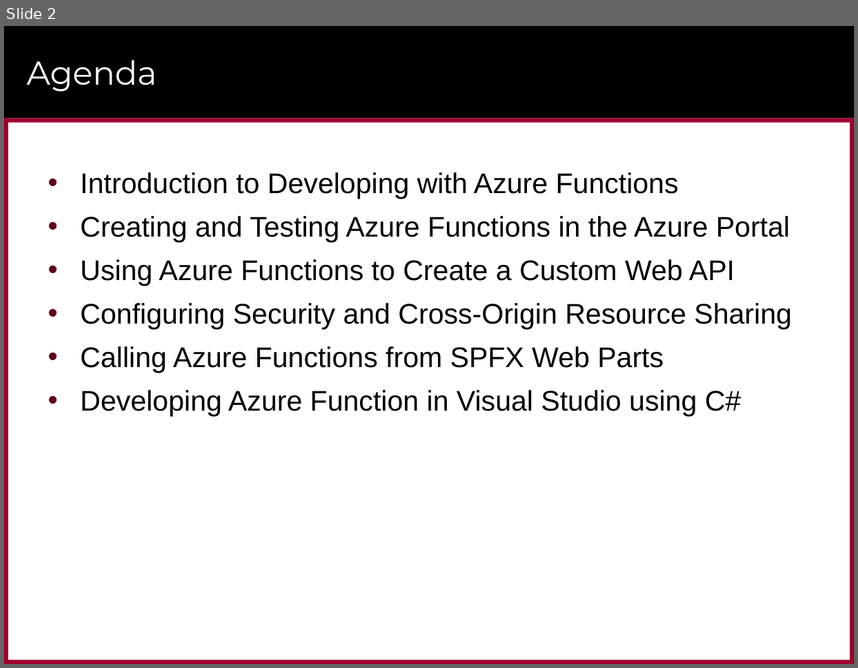
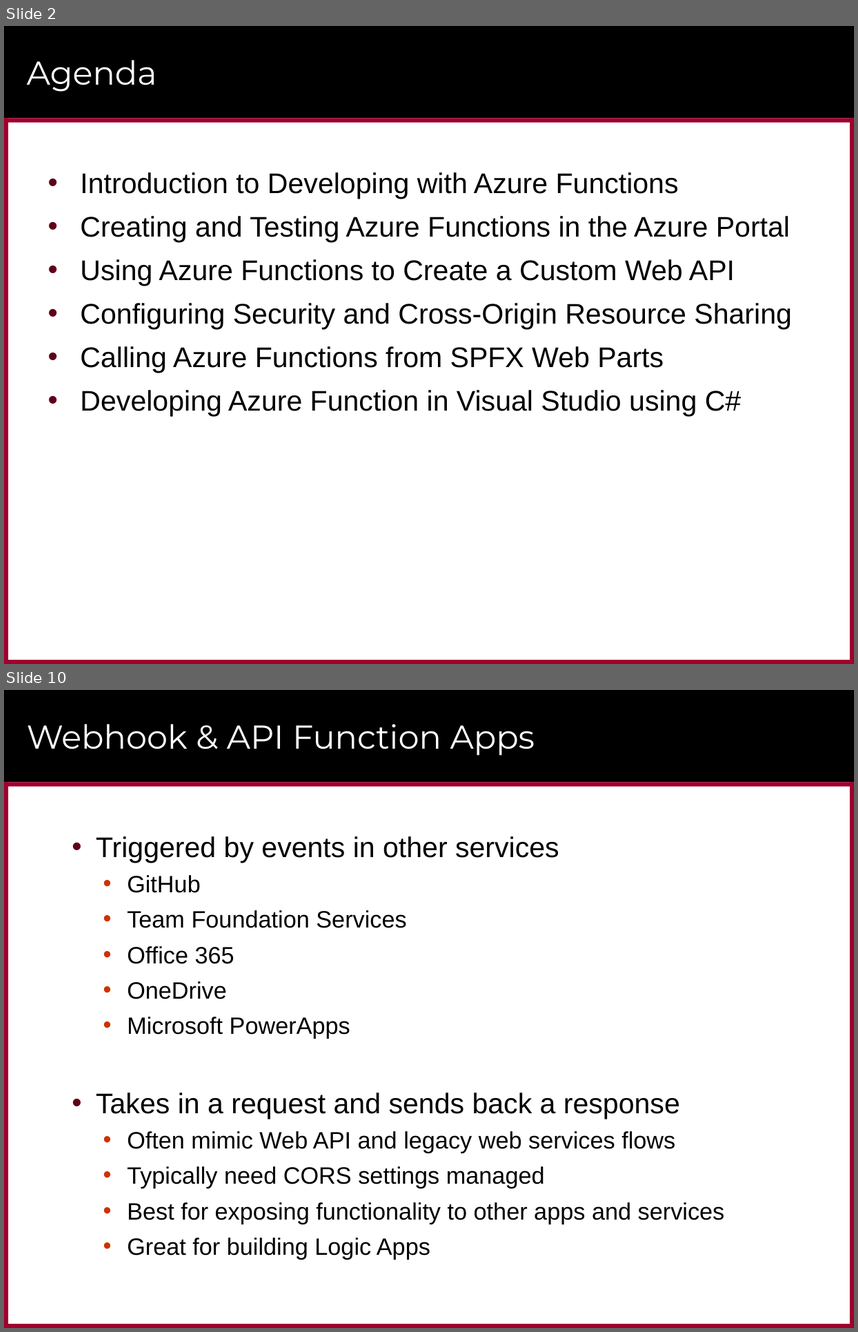
Before and after one commit to CriticalPathTraining/MSD365_Courseware, a slide deck: 11 AzureFunctions.pptx. Shown one above the other, each under a label of ours: slide 2 before the commit, slides 2 and 10 after it; the slides between them are not shown. The pictures are 858x668 and 858x1332 pixels, drawn with LibreOffice and Linux fonts; fonts in the diff are those of the drawing; background and template pictures are left out. Boxes give left, top, right and bottom in pixels: in the first picture for what was removed or moved away, otherwise in the second. Text is boxed around its words. In the diff, an @@ line names an element or a change of style, - is before the commit and + after.

```diff
--- a/11 AzureFunctions.pptx
+++ b/11 AzureFunctions.pptx
@@ slide 10 added at (4, 690, 854, 1328), background #FFFFFF; not listed: 6 template elements that a slide beside it also shows @@
@@ title added at (27, 724, 535, 756), 28 pt, text #FFFFFF @@
+Webhook & API Function Apps
@@ text added at (96, 836, 725, 1259), 20 pt, text #000000 @@
+• Triggered by events in other services
+  • GitHub
+  • Team Foundation Services
+  • Office 365
+  • OneDrive
+  • Microsoft PowerApps
+• Takes in a request and sends back a response
+  • Often mimic Web API and legacy web services flows
+  • Typically need CORS settings managed
+  • Best for exposing functionality to other apps and services
+  • Great for building Logic Apps
```
Also in this commit, not shown: 12 other slides added, 10 other files.
